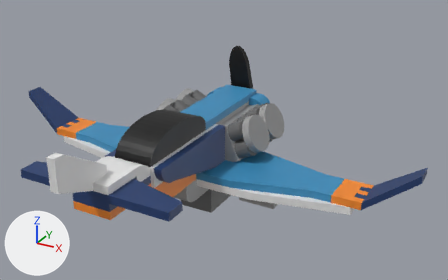
The glTF model models/lego-airplane.glb: old version first, new version second.
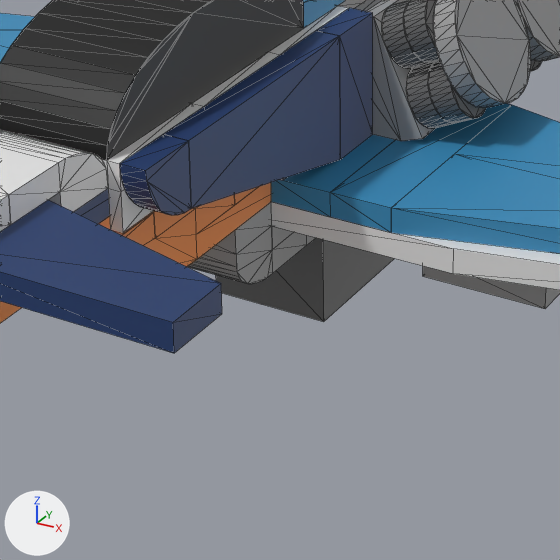
Each version is shown whole from a camera (50 mm lens) standing at (16.19, -24.14, 14.7) and looking at (1.75, 2.12, 1.57), then close up on the part from 27% to 62% of the width and 44% to 100% of the height. The axes (+X, +Y, +Z) are drawn at lower left. The lights are the same throughout. The close-ups show mesh edges as thin lines. Objects named as collision shapes, trigger or cutter boxes, shadow casters or lower levels of detail are left out. Where no turn or scale is listed for an object, it has been applied to the vertices.
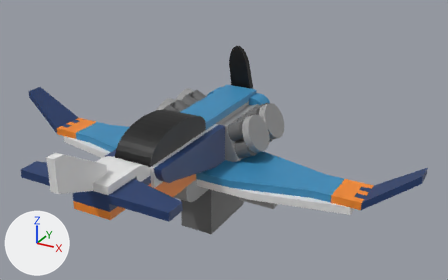
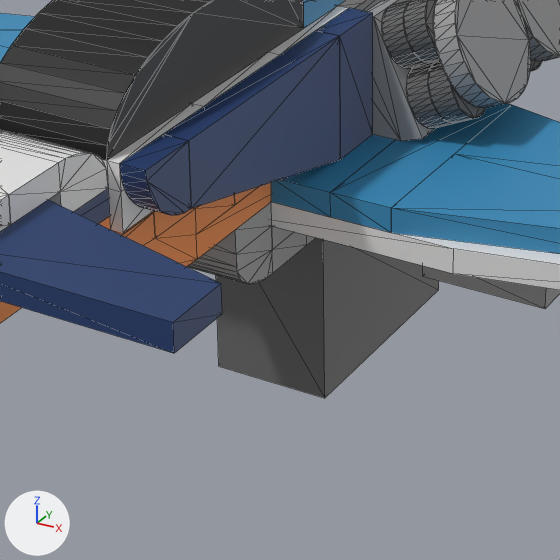
Patch to the scene script:
```diff
--- a/models/lego-airplane.glb.py
+++ b/models/lego-airplane.glb.py
@@ ob_airplanesupport @@
 ob_airplanesupport = bpy.data.objects.new('AirplaneSupport', me_cube_003)
-ob_airplanesupport.location = (0.0, 4.0, -2.2)
-ob_airplanesupport.scale = (1.0, 2.0, 0.8)
+ob_airplanesupport.location = (0.0, 4.0, -2.9)
+ob_airplanesupport.scale = (1.0, 2.0, 1.5)
```

Boxes [x1, y1, x2, y2] around the edits, measured in the close-ups (560 x 560 px):
'AirplaneSupport', moved, rescaled: before [216, 238, 395, 322]; after [216, 238, 439, 398]
